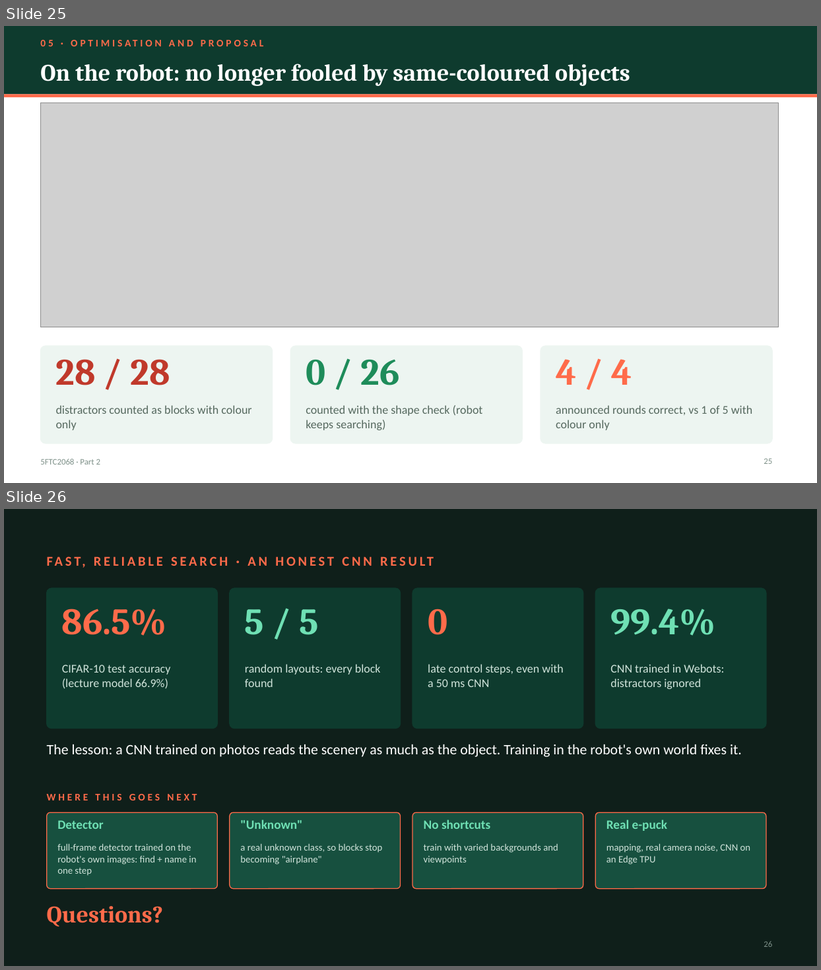
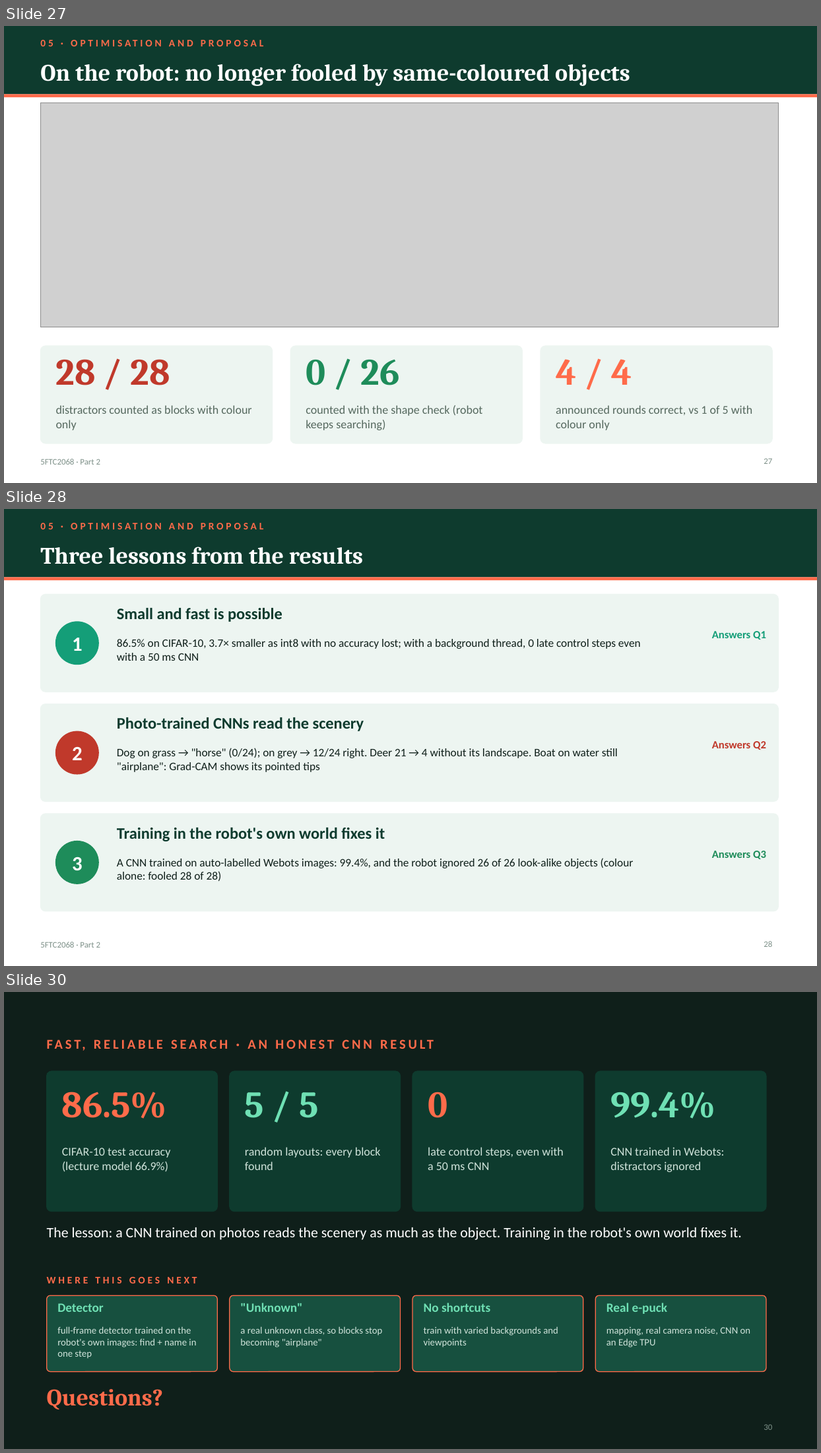
Before and after one commit to kris072008/webots-cnn-colour-detection, a slide deck: report/Krishna_Mahajan_106wucww_Part2_Presentation.pptx. Shown one above the other, each under a label of ours: slides 25 and 26 before the commit, slides 27, 28 and 30 after it; the slides between them are not shown. The pictures are 821x970 and 821x1453 pixels, drawn with LibreOffice and Linux fonts; fonts in the diff are those of the drawing; grey boxes stand for pictures. Boxes give left, top, right and bottom in pixels: in the first picture for what was removed or moved away, otherwise in the second. Text is boxed around its words. In the diff, an @@ line names an element or a change of style, - is before the commit and + after.

Commit message:
Slides and report: motivation and research questions, method overview, three lessons, tested roadmap

```diff
--- a/report/Krishna_Mahajan_106wucww_Part2_Presentation.pptx
+++ b/report/Krishna_Mahajan_106wucww_Part2_Presentation.pptx
@@ slide 28 added at [4,509,817,966], background #FFFFFF; not listed: 3 template elements that a slide beside it also shows @@
@@ text added at [40,517,529,535], 12 pt, text #FF6B4A, bold @@
+05 · OPTIMISATION AND PROPOSAL
@@ title added at [40,547,363,564], 28 pt, text #FFFFFF, bold @@
+Three lessons from the results
@@ rounded rectangle added at [40,594,779,692], fill #EDF5F1, outline #EDF5F1 1 pt @@
@@ ellipse added at [56,622,98,665], fill #149E78, outline #149E78 1 pt @@
@@ text added at [117,608,283,622], 19 pt, text #0E3B2E, bold @@
+Small and fast is possible
@@ text added at [72,638,83,651], 24 pt, text #FFFFFF, bold @@
+1
@@ text added at [117,639,641,661], 13.5 pt, text #0F1F1A @@
+86.5% on CIFAR-10, 3.7× smaller as int8 with no accuracy lost; with a background thread, 0 late control steps even with a 50 ms CNN
@@ text added at [712,631,766,640], 13 pt, text #149E78, bold @@
+Answers Q1
@@ rounded rectangle added at [40,704,779,802], fill #EDF5F1, outline #EDF5F1 1 pt @@
@@ text added at [117,718,364,731], 19 pt, text #0E3B2E, bold @@
+Photo-trained CNNs read the scenery
@@ ellipse added at [56,731,98,774], fill #C0392B, outline #C0392B 1 pt @@
@@ text added at [712,741,766,750], 13 pt, text #C0392B, bold @@
+Answers Q2
@@ text added at [72,747,83,760], 24 pt, text #FFFFFF, bold @@
+2
@@ text added at [117,748,618,772], 13.5 pt, text #0F1F1A @@
+Dog on grass → "horse" (0/24); on grey → 12/24 right. Deer 21 → 4 without its landscape. Boat on water still "airplane": Grad-CAM shows its pointed tips
@@ rounded rectangle added at [40,814,779,912], fill #EDF5F1, outline #EDF5F1 1 pt @@
@@ ellipse added at [56,842,98,884], fill #1E8C5A, outline #1E8C5A 1 pt @@
@@ text added at [117,828,385,842], 19 pt, text #0E3B2E, bold @@
+Training in the robot's own world fixes it
@@ text added at [72,857,83,871], 24 pt, text #FFFFFF, bold @@
+3
@@ text added at [117,858,634,881], 13.5 pt, text #0F1F1A @@
+A CNN trained on auto-labelled Webots images: 99.4%, and the robot ignored 26 of 26 look-alike objects (colour alone: fooled 28 of 28)
@@ text added at [712,851,766,859], 13 pt, text #1E8C5A, bold @@
+Answers Q3
@@ page number added at [764,941,772,947], 10 pt, text #7E9189 @@
+28
@@ what was slide 25 is now slide 27 @@
@@ page number at [764,459,772,464]: text changed @@
-25
+27
@@ what was slide 26 is now slide 30 @@
@@ page number at [764,1425,772,1430]: text changed @@
-26
+30
```
Also in this commit, not shown: 3 slides changed, 3 other slides added, 3 other files.
